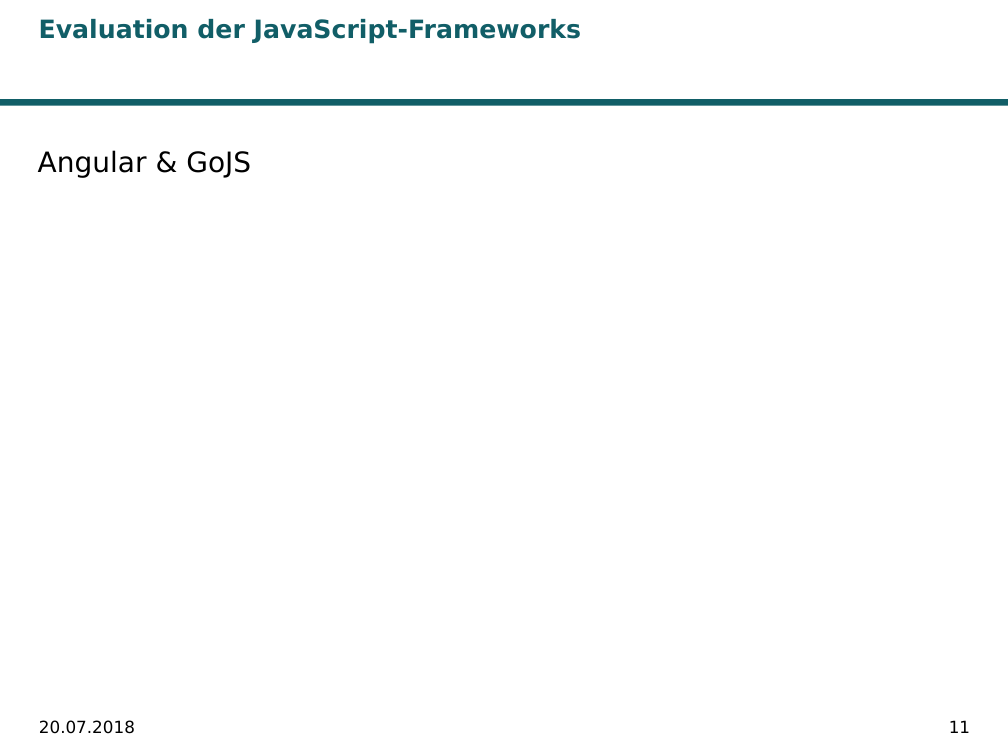
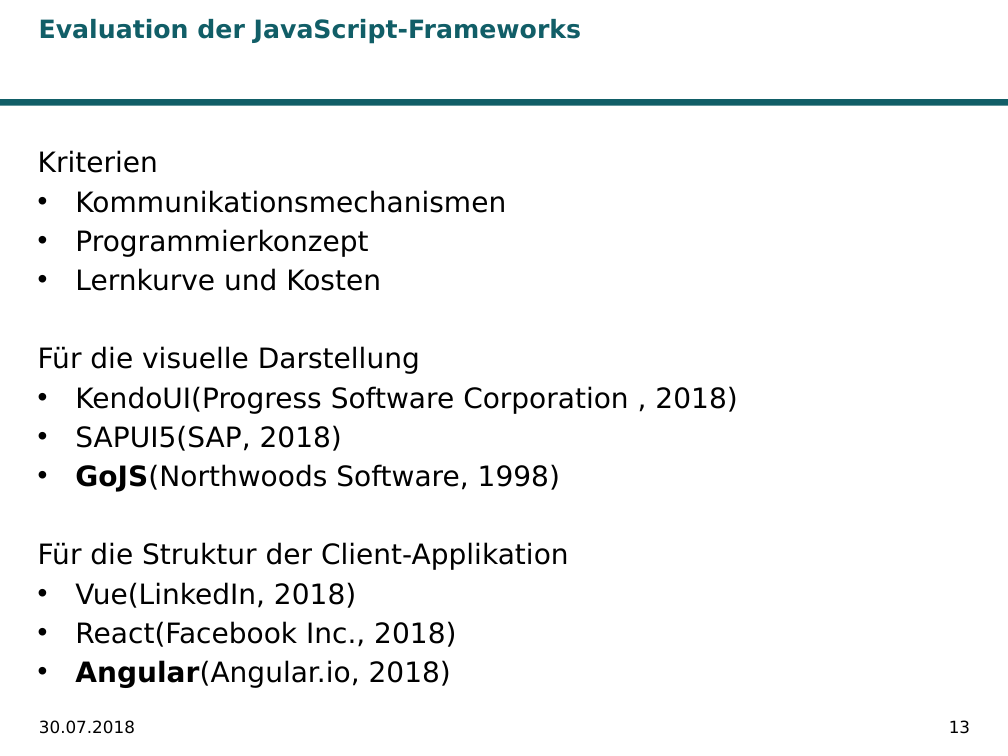
Before and after one commit to Ghislain1/zoe-fb-app, a slide deck: slide 13 of __Master-Abschlussarbeit.pptx (slide 11 before the commit). Drawn at 1008x756 pixels with LibreOffice and Linux fonts; fonts in the diff are those of the drawing; background and template pictures are left out. Boxes give left, top, right and bottom in pixels: in the first picture for what was removed or moved away, otherwise in the second. Text is boxed around its words. In the diff, an @@ line names an element or a change of style, - is before the commit and + after.

```diff
--- a/__Master-Abschlussarbeit.pptx
+++ b/__Master-Abschlussarbeit.pptx
@@ text at [38, 150, 737, 688]: text changed @@
-Angular & GoJS
+Kriterien
+• Kommunikationsmechanismen
+• Programmierkonzept
+• Lernkurve und Kosten
+Für die visuelle Darstellung
+• KendoUI(Progress Software Corporation , 2018)
+• SAPUI5(SAP, 2018)
+• GoJS(Northwoods Software, 1998)
+Für die Struktur der Client-Applikation
+• Vue(LinkedIn, 2018)
+• React(Facebook Inc., 2018)
+• Angular(Angular.io, 2018)
@@ text at [39, 720, 135, 734]: text changed @@
-20.07.2018
+30.07.2018
@@ page number at [949, 720, 970, 734]: text changed @@
-11
+13
```
Also in this commit, not shown: 14 other slides changed, 6 slides added, 3 other files.
